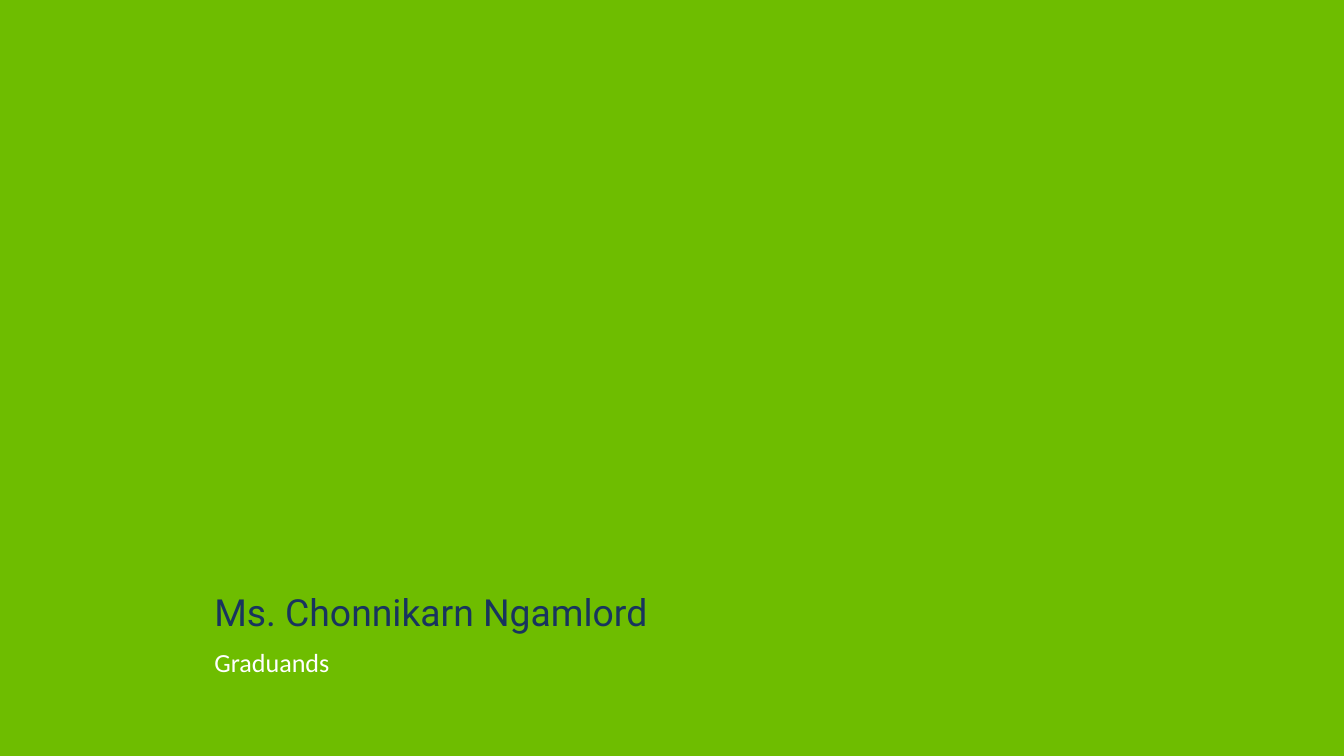
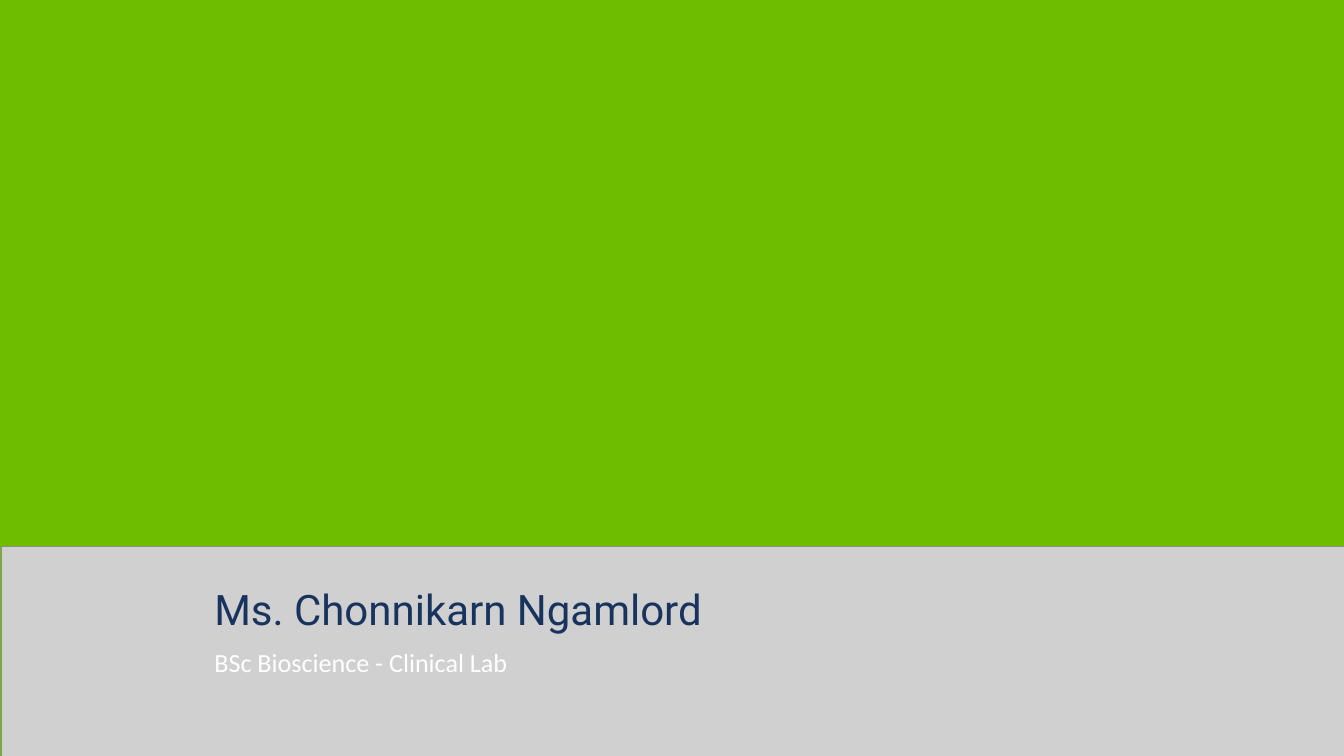
Before and after one commit to p-e-koko/excel_to_lowerthird, a slide deck: slide 202 of lowerthirds.pptx. Drawn at 1344x756 pixels with LibreOffice and Linux fonts; fonts in the diff are those of the drawing; grey boxes stand for pictures; background and template pictures are left out. Boxes give left, top, right and bottom in pixels: in the first picture for what was removed or moved away, otherwise in the second. Text is boxed around its words. In the diff, an @@ line names an element or a change of style, - is before the commit and + after.

```diff
--- a/lowerthirds.pptx
+++ b/lowerthirds.pptx
@@ picture added at (x1=1, y1=546, x2=1344, y2=756) @@
@@ text "Ms. Chonnikarn Ngamlord" at (x1=214, y1=593, x2=702, y2=634): size 40 to 45 pt @@
@@ text at (x1=214, y1=654, x2=507, y2=672): text changed @@
-Graduands
+BSc Bioscience - Clinical Lab
```
Also in this commit, not shown: 202 other slides changed, 2 slides added, 2 slides removed, 3 other files.
